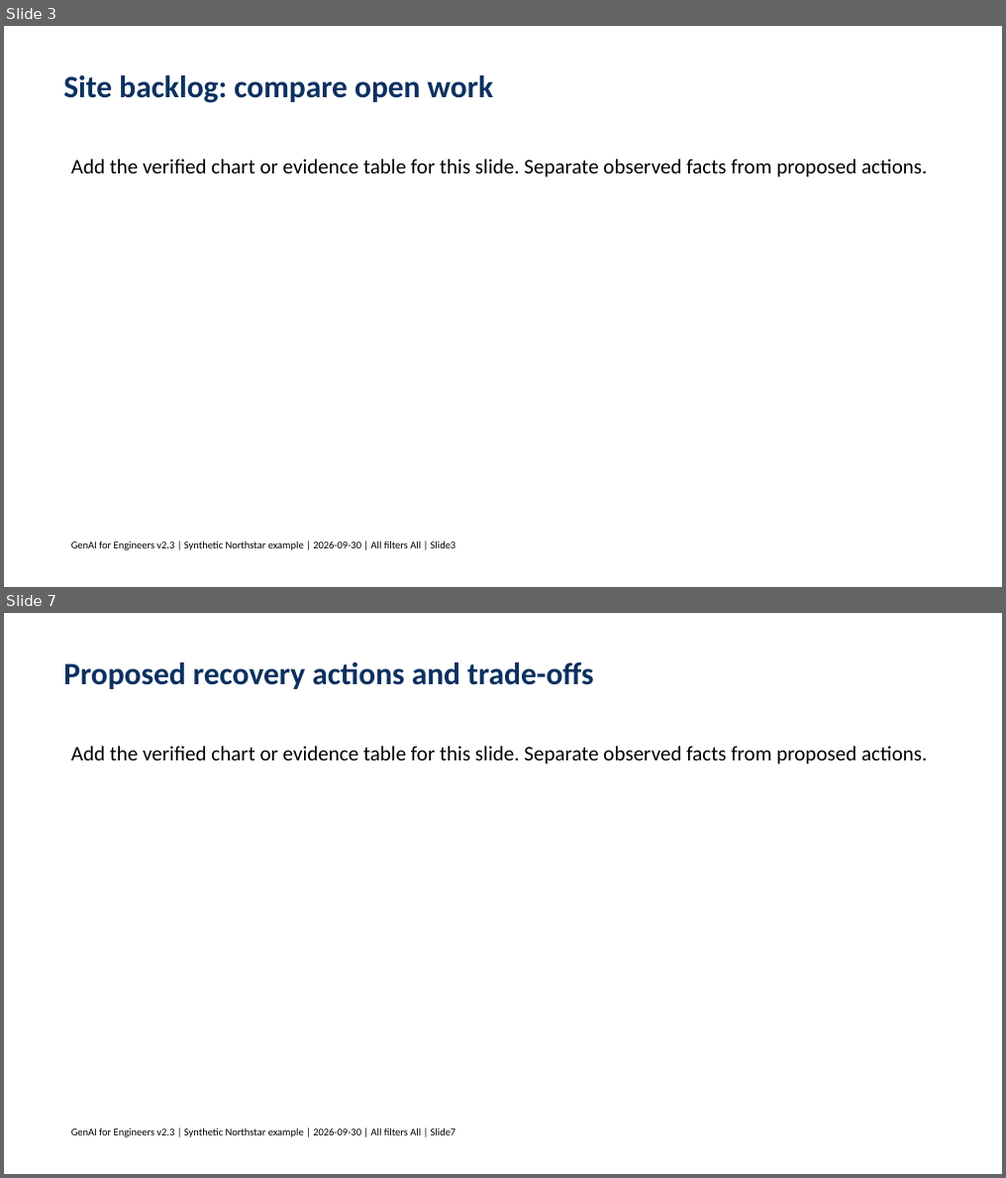
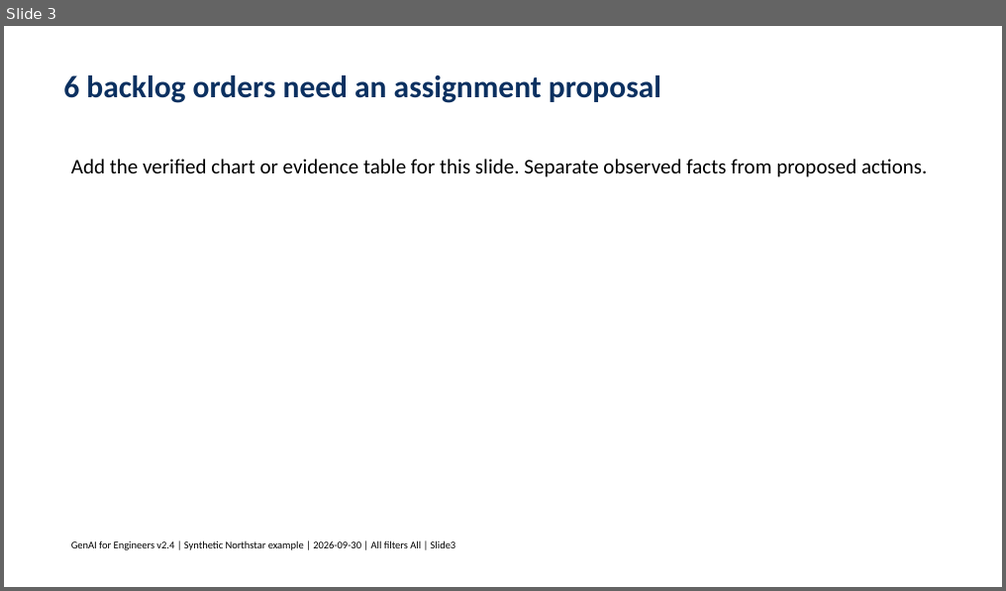
Before and after one commit to tertiarycourses/IES-GenAI-for-Engineers, a slide deck: labs/lab-02-word-to-powerpoint-and-outlook/data/templates/Northstar_Management_Deck_Template.pptx. Shown one above the other, each under a label of ours: slides 3 and 7 before the commit, slide 3 after it; the slides between them are not shown. The pictures are 1006x1178 and 1006x591 pixels, drawn with LibreOffice and Linux fonts; fonts in the diff are those of the drawing. Boxes give left, top, right and bottom in pixels: in the first picture for what was removed or moved away, otherwise in the second. Text is boxed around its words. In the diff, an @@ line names an element or a change of style, - is before the commit and + after.

```diff
--- a/labs/lab-02-word-to-powerpoint-and-outlook/data/templates/Northstar_Management_Deck_Template.pptx
+++ b/labs/lab-02-word-to-powerpoint-and-outlook/data/templates/Northstar_Management_Deck_Template.pptx
@@ slide 7 removed at (x1=4, y1=613, x2=1002, y2=1174), background #FFFFFF @@
@@ text removed at (x1=63, y1=663, x2=593, y2=689) @@
-Proposed recovery actions and trade-offs
@@ text removed at (x1=71, y1=746, x2=927, y2=764) @@
-Add the verified chart or evidence table for this slide. Separate observed facts from proposed actions.
@@ text removed at (x1=71, y1=1128, x2=456, y2=1138) @@
-GenAI for Engineers v2.3 | Synthetic Northstar example | 2026-09-30 | All filters All | Slide7
@@ slide 3 changed as well @@
@@ text at (x1=63, y1=76, x2=661, y2=103): text changed @@
-Site backlog: compare open work
+6 backlog orders need an assignment proposal
@@ text at (x1=71, y1=541, x2=456, y2=551): text changed @@
-GenAI for Engineers v2.3 | Synthetic Northstar example | 2026-09-30 | All filters All | Slide3
+GenAI for Engineers v2.4 | Synthetic Northstar example | 2026-09-30 | All filters All | Slide3
```
Also in this commit, not shown: 3 other slides changed, 3 other slides removed, 52 other files.
